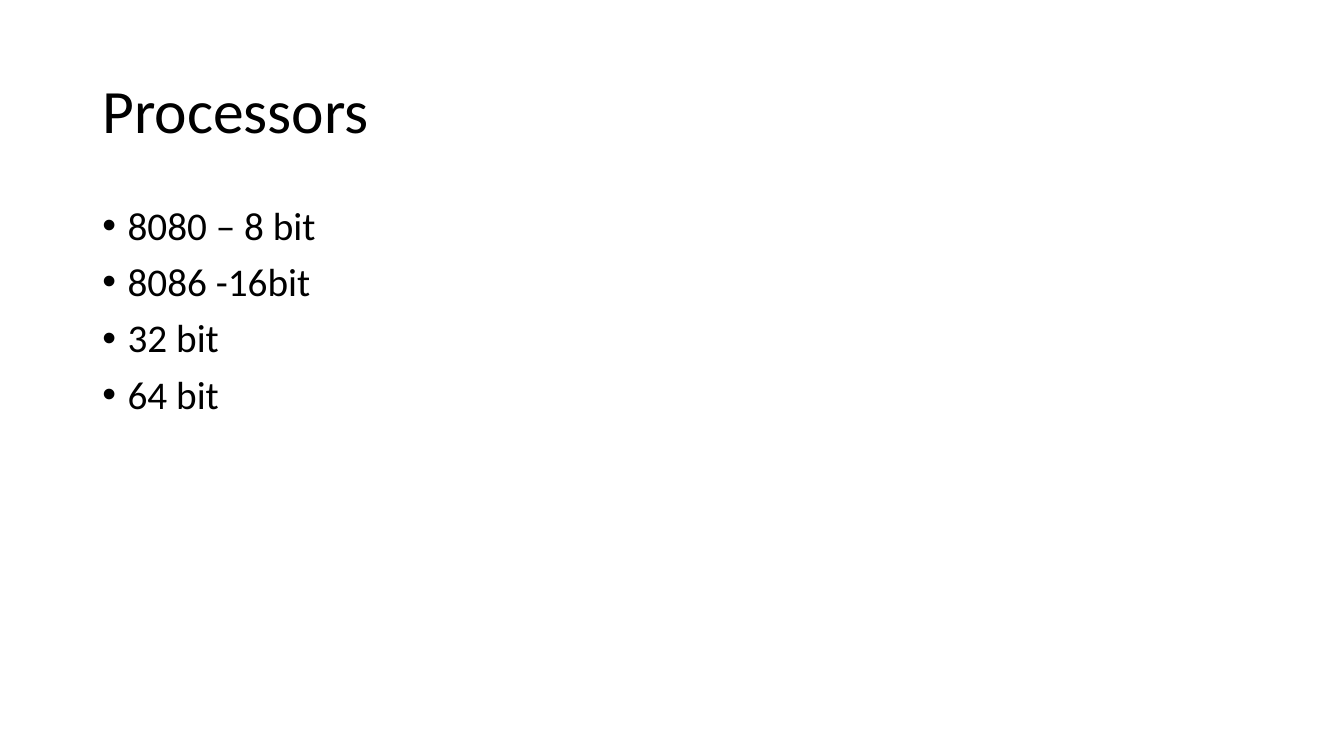
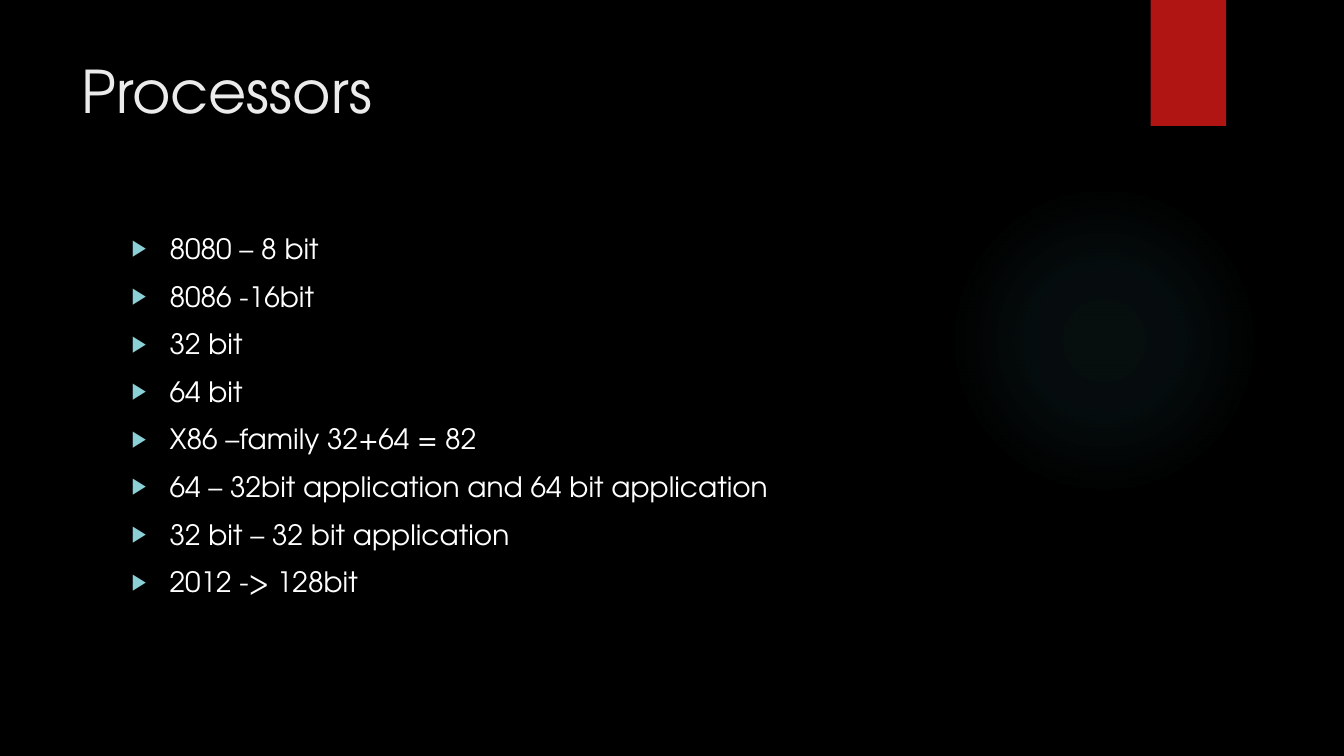
Before and after one commit to karthick1808/hadoopfundamentals, a slide deck: slide 3 of New Microsoft PowerPoint Presentation.pptx. Drawn at 1344x756 pixels with LibreOffice and Linux fonts; fonts in the diff are those of the drawing; background and template pictures are left out. Boxes give left, top, right and bottom in pixels: in the first picture for what was removed or moved away, otherwise in the second. Text is boxed around its words. In the diff, an @@ line names an element or a change of style, - is before the commit and + after.

```diff
--- a/New Microsoft PowerPoint Presentation.pptx
+++ b/New Microsoft PowerPoint Presentation.pptx
@@ background #FFFFFF to picture (left out) @@
@@ rectangle added at <box>1150,0,1226,126</box>, fill #B01513 @@
@@ title "Processors": place and size @@
-title "Processors" at <box>102,93,369,134</box>
+title "Processors" at <box>81,69,372,114</box>
@@ title "Processors" at <box>81,69,372,114</box>: size 44 to 42 pt, font Calibri to TeX Gyre Adventor, text colour #000000 to #EBEBEB; line spacing 0.9 to 1; vertical alignment middle to top @@
@@ ellipse added at <box>949,185,1259,495</box>, fill gradient #50B9C1 @@
@@ text "8080 – 8 bit": place and size @@
-text "8080 – 8 bit" at <box>128,212,316,410</box>
+text "8080 – 8 bit" at <box>170,238,767,593</box>
@@ text at <box>170,238,319,403</box>: size 28 to 20 pt, font Calibri to TeX Gyre Adventor, text colour #000000 to #FFFFFF in "8080 – 8 bit", "8086 -16bit", "32 bit", "64 bit"; bullet • to ▶; line spacing 0.9 to 1 @@
@@ text at <box>170,428,767,593</box>: paragraphs added @@
+▶ X86 –family 32+64 = 82
+▶ 64 – 32bit application and 64 bit application
+▶ 32 bit – 32 bit application
+▶ 2012 -> 128bit
```
Also in this commit, not shown: 2 other slides changed, 4 slides added, 1 slide removed.
